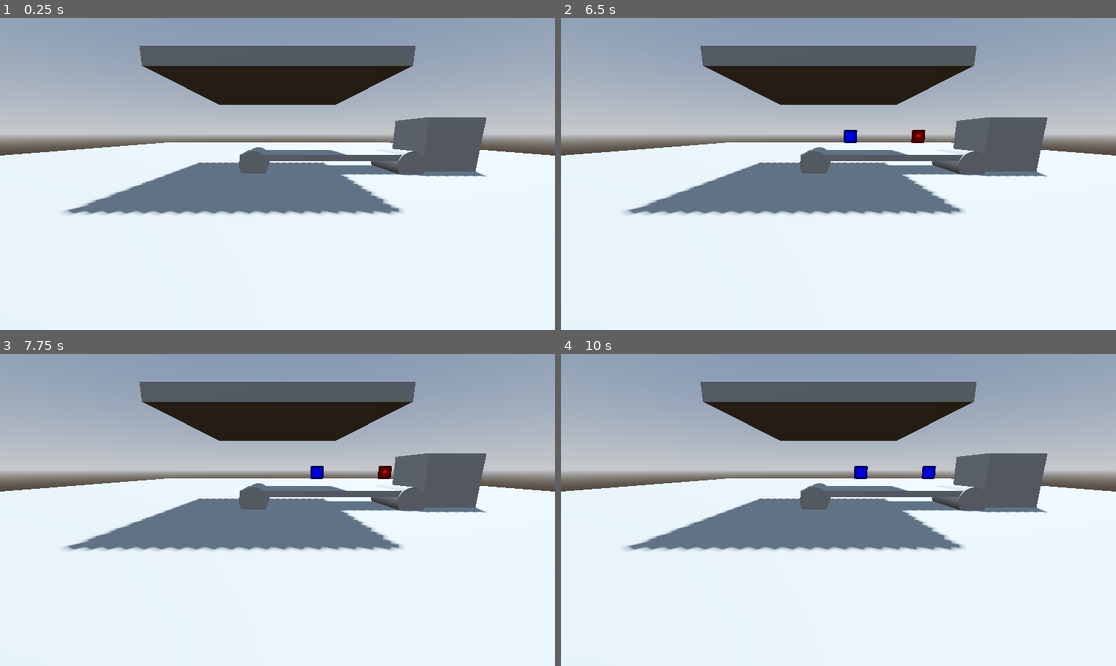
Above: before the commit, frames 1-4 (two rows, left to right).
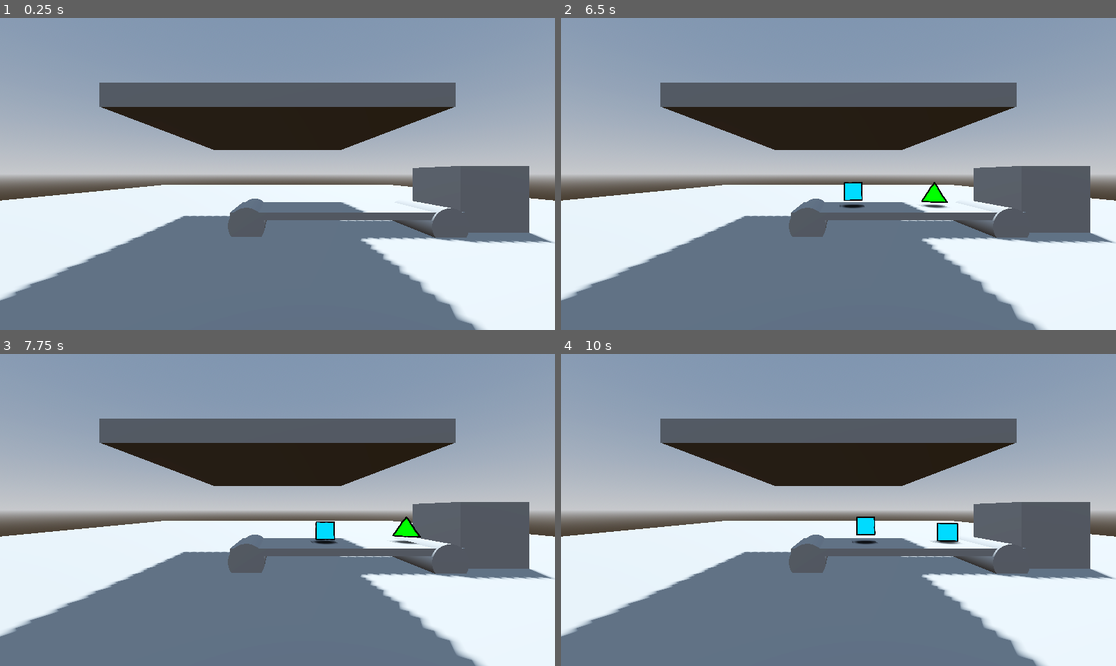
Above: after the commit, the same moments.

Repository: duboisr96/igwdcn
Game: Godot game, scene res://Scenes/Levels/level.tscn
Two runs of this game, one before a commit and one after it. Both use one fixed random seed, a clock stepped at 60 frames per second and the inputs below. The engine's default icon, where the game draws it, is replaced by a stand-in: a white triangle on a blue panel in a dark square.
Inputs (mouse positions are in pixels of both pictures, inside the frame that each line leads up to):
- Up to frame 1 (0.25 s): no input
- Up to frame 2 (6.5 s): tap Enter at 0.5, 2 s; move the mouse to (960, 158) at 0.52 s; tap - (decrease belt speed) every 1.5 s from 0.6 to 5.1 s; tap Space at 1.25, 2.75 s; move the mouse to (727, 189) at 1.27 s; tap Mouse wheel up (increase belt speed) every 1.5 s from 1.35 to 5.85 s; move the mouse to (894, 105) at 2.02 s; move the mouse to (810, 236) at 2.77 s; move the mouse to (1005, 220) at 3.52 s; move the mouse to (672, 127) at 4.27 s; move the mouse to (866, 174) at 5.02 s; move the mouse to (755, 96) at 5.77 s
- Up to frame 3 (7.75 s): move the mouse to (399, 494) at 6.52 s; tap - (decrease belt speed) at 6.6 s; move the mouse to (166, 525) at 7.27 s; tap Mouse wheel up (increase belt speed) at 7.35 s
- Up to frame 4 (10 s): move the mouse to (894, 441) at 8.02 s; tap - (decrease belt speed) at 8.1, 9.6 s; move the mouse to (810, 572) at 8.77 s; tap Mouse wheel up (increase belt speed) at 8.85 s; move the mouse to (1005, 556) at 9.52 s

The runs differ from the first frame. In frame 1, 66% of the frame differs, in the area x 0-100%, y 8-100%; in frame 2, 67%; in frame 3, 67%; in frame 4, 67%.

Commit message:
shapes bob and have a shadow when on a belt

Diff:
--- a/Scenes/Levels/level.tscn
+++ b/Scenes/Levels/level.tscn
@@ -30,7 +30,7 @@
 [node name="ProductionMachine" parent="." instance=ExtResource("1_ks7je")]
 
 [node name="Camera3D" type="Camera3D" parent="."]
-transform = Transform3D(1, 0, 0, 0, 0.979621, 0.200856, 0, -0.200856, 0.979621, 0, 0.661809, 3.8617)
+transform = Transform3D(1, 0, 0, 0, 1, 0, 0, 0, 1, 0, 0.831159, 3.15091)
 fov = 77.0723
 
 [node name="Bin" parent="." instance=ExtResource("2_fj8l3")]
@@ -38,6 +38,8 @@
 
 [node name="CSGBox3D" type="CSGBox3D" parent="."]
 transform = Transform3D(1, 0, 0, 0, 1, 0, 0, 0, 1, -0.00671387, -0.123102, -2.68958)
+layers = 7
+use_collision = true
 size = Vector3(17.823, 0.2, 20.1609)
 
 [node name="Belt" parent="." instance=ExtResource("3_slbud")]
--- a/Scenes/objects/factory/belt.tscn
+++ b/Scenes/objects/factory/belt.tscn
@@ -20,4 +20,5 @@
 
 [node name="CSGBox3D" type="CSGBox3D" parent="."]
 transform = Transform3D(1, 0, 0, 0, 1, 0, 0, 0, 1, 3.27466, 0, 0)
+use_collision = true
 size = Vector3(6.45068, 0.2, 2)
--- a/Scenes/objects/factory/production_machine.gd
+++ b/Scenes/objects/factory/production_machine.gd
@@ -3,8 +3,8 @@
 
 @export var shape_scene: PackedScene
 
-@export var shape_to_create := 'circle'
-@export var color_to_create := 'RED'
+@export var shape_to_create := 'triangle'
+@export var color_to_create := 'GREEN'
 @export var creating_velocity := Vector3(.5,0,0)
 
 
@@ -28,5 +28,5 @@
 	new_shape.create_velocity = creating_velocity #DIRECTION OF PROD LINE
 	add_child(new_shape)
 	shape_to_create = 'square'
-	color_to_create = 'BLUE'
+	color_to_create = 'DEEP_SKY_BLUE'
 	pass # Replace with function body.
--- a/Scenes/objects/factory/production_machine.tscn
+++ b/Scenes/objects/factory/production_machine.tscn
@@ -7,6 +7,8 @@
 
 [node name="ProductionMachine" type="StaticBody3D"]
 transform = Transform3D(1, 0, 0, 0, 1, 0, 0, 0, 1, 0, 0.498856, 0)
+collision_layer = 0
+collision_mask = 0
 script = ExtResource("1_0id2c")
 shape_scene = ExtResource("2_tiavw")
 
--- a/Scenes/objects/shapes/shape_base.gd
+++ b/Scenes/objects/shapes/shape_base.gd
@@ -13,14 +13,15 @@
 
 #update png with filepath
 var shape_dict := {
-	"square" : preload('res://icon.svg'),
-	"circle" : preload('res://icon.svg'),
-	"tringle" : 'triangle.png',
+	"square" : preload("res://Scenes/objects/shapes/square.png"),
+	"circle" : preload("res://Scenes/objects/shapes/circle.png"),
+	"triangle" : preload("res://Scenes/objects/shapes/triangle.png"),
 	"pentagon" : 'pentagon.png'
 }
 var on_belt := false
 
 func _ready() -> void:
+	_bob()
 	if create_shape == 'circle':
 		print('creating cirlce')
 		_create_circle(create_color)
@@ -33,10 +34,13 @@
 		_create_triangle(create_color)
 
 func _physics_process(delta: float) -> void:
-	#print($".", " speed is ", motion, " position is ", position)
+	if $Area3D/CollisionShape3D/RayCast3D.get_collider() != null: print($Area3D/CollisionShape3D/RayCast3D.get_collider().name)
+		#print($".", " speed is ", motion, " position is ", position)
+	_turn_to()
 	_check_overlapping_areas()
 	_check_speed(delta) #checks the speed of conveyor belt
 	move_and_collide(motion)
+	_show_shadow()
 
 
 func _create_circle(color) -> void:
@@ -55,6 +59,8 @@
 
 func _create_triangle(color) -> void:
 	#play noise
+	$Sprite3D.set_texture(shape_dict['triangle'])
+	$Sprite3D.modulate = color
 	#modulate
 	pass
 
@@ -82,6 +88,11 @@
 			break
 		elif area.name == "Belt":  # Check if the area's name is "belt"
 			on_belt = true
+			#for body in $".".get_colliding_bodies():
+				#print('body')
+				#if body.name == 'Belt':
+					#$shadow.show()
+					#break
 			#print("On belt!")
 			break  # Exit loop early since we found a belt
 		else:
@@ -90,3 +101,20 @@
 	if $Area3D.get_overlapping_areas().is_empty():
 		#print('not on belt or in bin! DANGER')
 		on_belt = false
+
+func _turn_to() -> void:
+	var camera = get_tree().get_current_scene().find_child("Camera3D", true, false)
+	$Sprite3D.look_at(camera.global_position)
+
+func _bob() -> void:
+	var tween = create_tween().set_loops()
+	tween.tween_property($Sprite3D, 'position', Vector3(0,Vector3($Sprite3D.position).y + .05, 0 ), 1)
+	tween.tween_property($Sprite3D, 'position', Vector3(0,Vector3($Sprite3D.position).y - .05, 0 ), 1)
+
+func _show_shadow() -> void:
+	if $Area3D/CollisionShape3D/RayCast3D.is_colliding():
+		print('collidin')
+		if ($Area3D/CollisionShape3D/RayCast3D.get_collider() != null):
+			$shadow.show()
+		else:
+			$shadow.hide()
--- a/Scenes/objects/shapes/shape_base.tscn
+++ b/Scenes/objects/shapes/shape_base.tscn
@@ -1,6 +1,7 @@
-[gd_scene load_steps=4 format=3 uid="uid://cw44xutd13o53"]
+[gd_scene load_steps=5 format=3 uid="uid://cw44xutd13o53"]
 
 [ext_resource type="Script" path="res://Scenes/objects/shapes/shape_base.gd" id="1_hn2r8"]
+[ext_resource type="Texture2D" uid="uid://blqjiwe1v66mc" path="res://Scenes/objects/shapes/circle.png" id="2_2injy"]
 
 [sub_resource type="BoxShape3D" id="BoxShape3D_g31vr"]
 
@@ -8,20 +9,35 @@
 
 [node name="ShapeBase" type="RigidBody3D"]
 transform = Transform3D(1, 0, 0, 0, 1, 0, 0, 0, 1, 0, 0.54768, 0)
-collision_layer = 4
-collision_mask = 4
 gravity_scale = 0.0
+contact_monitor = true
+max_contacts_reported = 6
+linear_velocity = Vector3(0, -1, 0)
+constant_force = Vector3(0, -1, 0)
 script = ExtResource("1_hn2r8")
 
 [node name="CollisionShape3D" type="CollisionShape3D" parent="."]
 shape = SubResource("BoxShape3D_g31vr")
 
 [node name="Sprite3D" type="Sprite3D" parent="."]
-transform = Transform3D(0.2, 0, 0, 0, 0.2, 0, 0, 0, 0.2, 0, -0.435176, 0)
+transform = Transform3D(0.2, 0, 0, 0, 0.2, 0, 0, 0, 0.2, 0, -0.3, 0)
+texture = ExtResource("2_2injy")
 
 [node name="Area3D" type="Area3D" parent="."]
 
 [node name="CollisionShape3D" type="CollisionShape3D" parent="Area3D"]
 shape = SubResource("BoxShape3D_svyq8")
 
+[node name="RayCast3D" type="RayCast3D" parent="Area3D/CollisionShape3D"]
+transform = Transform3D(1, 0, 0, 0, 1, 0, 0, 0, 1, 0, -0.0952831, 0)
+target_position = Vector3(0, -0.1, 0)
+collision_mask = 7
+collide_with_areas = true
+
+[node name="shadow" type="Sprite3D" parent="."]
+transform = Transform3D(0.2, 0, 0, 0, -8.74228e-09, -0.2, 0, 0.2, -8.74228e-09, -0.0155222, -0.493061, -0.0260319)
+visible = false
+modulate = Color(0.00392157, 0.00392157, 0.00392157, 0.792157)
+texture = ExtResource("2_2injy")
+
 [connection signal="body_entered" from="." to="." method="_on_body_entered"]
Binary file added: Scenes/objects/shapes/circle.png
Not shown, added: Scenes/objects/shapes/circle.png.import
Binary file added: Scenes/objects/shapes/square.png
Not shown, added: Scenes/objects/shapes/square.png.import
Binary file added: Scenes/objects/shapes/triangle.png
Not shown, added: Scenes/objects/shapes/triangle.png.import
